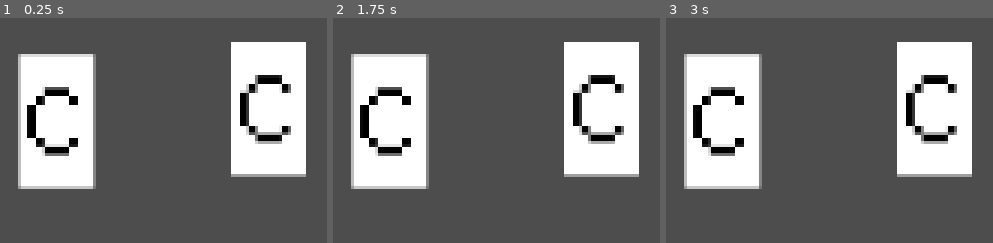
Above: before the commit, frames 1-3 (left to right).
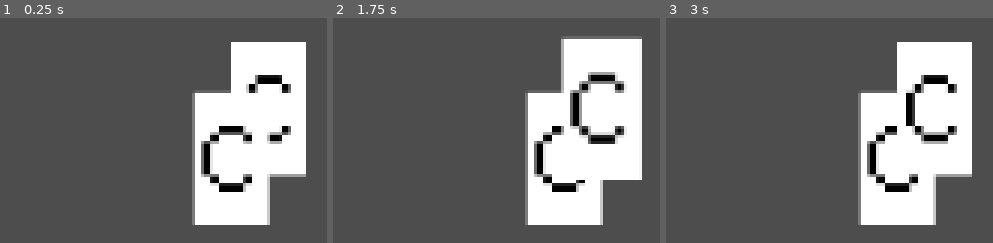
Above: after the commit, the same moments.

Repository: AlexBaam/Bachelors_Degree_HereToSlay
Game: Godot game, scene res://Scenes/Main.tscn
The game is run twice, just before and just after one commit, with the same random seed, the same clock (stepped at 60 frames per second) and the same inputs.
Inputs (mouse positions are in pixels of both pictures, inside the frame that each line leads up to):
- Up to frame 1 (0.25 s): no input
- Up to frame 2 (1.75 s): tap Enter at 0.5 s; move the mouse to (outside the picture) at 0.52 s; click (outside the picture) at 0.67 s; tap Space at 1.25 s; drag from (outside the picture) to (601, 108) at 1.27 s
- Up to frame 3 (3 s): tap Enter at 2 s; move the mouse to (outside the picture) at 2.02 s; click (outside the picture) at 2.17 s; tap Space at 2.75 s; drag from (outside the picture) to (721, 121) at 2.77 s

The runs differ from the first frame. In frame 1, 25% of the frame differs, in the area x 5-83%, y 16-92%; in frame 2, 27%, in the area x 5-95%, y 8-92%; in frame 3, 24%.

Commit message:
Card hovering
Here I followed a tutorial about adding a small hover effect over cards so I know what card I am on and make a card that overlays get to the front by using the Z_Index of an item

Diff:
--- a/Scenes/Card.tscn
+++ b/Scenes/Card.tscn
@@ -1,11 +1,13 @@
 [gd_scene format=3 uid="uid://dnch7iy0wcifv"]
 
+[ext_resource type="Script" uid="uid://crrwnimd2vvh2" path="res://Scenes/card.gd" id="1_3p273"]
 [ext_resource type="Texture2D" uid="uid://dfe5h7w55jkp0" path="res://Textures/Card.png" id="1_pnb5n"]
 
 [sub_resource type="RectangleShape2D" id="RectangleShape2D_3p273"]
 size = Vector2(36, 64)
 
 [node name="Card" type="Node2D" unique_id=1524001771]
+script = ExtResource("1_3p273")
 
 [node name="CardImage" type="Sprite2D" parent="." unique_id=1687203742]
 texture = ExtResource("1_pnb5n")
@@ -14,3 +16,6 @@
 
 [node name="CollisionShape2D" type="CollisionShape2D" parent="Area2D" unique_id=1456164049]
 shape = SubResource("RectangleShape2D_3p273")
+
+[connection signal="mouse_entered" from="Area2D" to="." method="_on_area_2d_mouse_entered"]
+[connection signal="mouse_exited" from="Area2D" to="." method="_on_area_2d_mouse_exited"]
--- a/Scenes/Main.tscn
+++ b/Scenes/Main.tscn
@@ -13,4 +13,4 @@
 position = Vector2(262, 240)
 
 [node name="Card2" parent="CardManager" unique_id=698816937 instance=ExtResource("1_r150o")]
-position = Vector2(160, 246)
+position = Vector2(244, 264)
--- /dev/null
+++ b/Scenes/card.gd
@@ -0,0 +1,22 @@
+extends Node2D
+
+signal hovered
+signal hovered_off
+
+# Called when the node enters the scene tree for the first time.
+func _ready() -> void:
+	#All the cards must be a child of a card manager or this will break
+	get_parent().connect_card_signals(self)
+
+
+# Called every frame. 'delta' is the elapsed time since the previous frame.
+func _process(delta: float) -> void:
+	pass
+
+
+func _on_area_2d_mouse_entered() -> void:
+	emit_signal("hovered", self)
+
+
+func _on_area_2d_mouse_exited() -> void:
+	emit_signal("hovered_off", self)
--- a/Scenes/card_manager.gd
+++ b/Scenes/card_manager.gd
@@ -3,6 +3,7 @@
 var COLLISION_MASK = 1
 var card_dragged
 var screen_size
+var is_hovering_on_card
 
 # Called when the node enters the scene tree for the first time.
 func _ready() -> void:
@@ -20,9 +21,10 @@
 		if event.pressed:
 			var card = raycast_check_for_card()
 			if card:
-				card_dragged = card
+				start_drag(card)
 		else:
-			card_dragged = null
+			if card_dragged:
+				finish_drag()
 
 func raycast_check_for_card():
 	var space_state = get_world_2d().direct_space_state
@@ -32,5 +34,54 @@
 	parameters.collision_mask = COLLISION_MASK
 	var result = space_state.intersect_point(parameters)
 	if result.size() > 0:
-		return result[0].collider.get_parent()
+		return get_card_with_highest_z_index(result)
 	return null
+
+func get_card_with_highest_z_index(cards):
+	#I will assume that the first card in the array has the highest z index
+	var highest_z_card = cards[0].collider.get_parent()
+	var highest_z_index = highest_z_card.z_index
+
+	#Loop through the rest of the cards and check if there are higher Z indexes
+	#Start from 1 because we can skip the first card as we make the assumtion above
+	for i in range(1, cards.size()):
+		var current_card = cards[i].collider.get_parent()
+		if current_card.z_index > highest_z_index:
+			highest_z_card = current_card
+			highest_z_index = highest_z_card.z_index
+	return highest_z_card
+
+func connect_card_signals(card):
+	card.connect("hovered", on_hover_over_card)
+	card.connect("hovered_off", on_hover_off_card)
+
+func on_hover_over_card(card):
+	if not is_hovering_on_card:
+		is_hovering_on_card = true
+		highlight_card(card, true)
+
+func on_hover_off_card(card):
+	if not card_dragged:
+		#If I am not dragging a card
+		highlight_card(card, false)
+		var new_card_hovered = raycast_check_for_card()
+		if new_card_hovered:
+			highlight_card(new_card_hovered, true)
+		else:
+			is_hovering_on_card = false
+
+func start_drag(card):
+	card_dragged = card
+	card.scale = Vector2(1, 1)
+
+func finish_drag():
+	card_dragged.scale = Vector2(1.05, 1.05)
+	card_dragged = null
+
+func highlight_card(card, hovered):
+	if hovered:
+		card.scale = Vector2(1.05, 1.05)
+		card.z_index = 2
+	else:
+		card.scale = Vector2(1, 1)
+		card.z_index = 1
Not shown, added: Scenes/card.gd.uid
